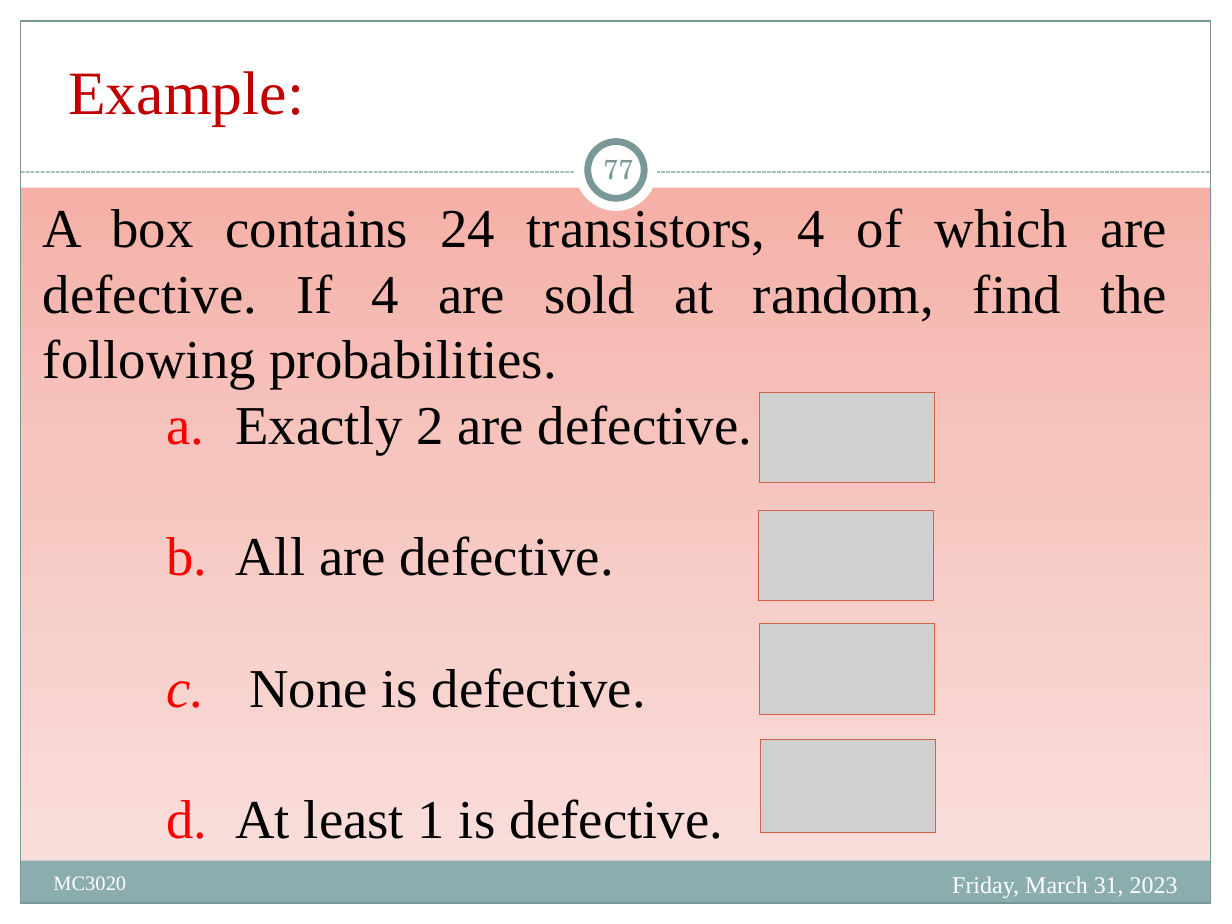
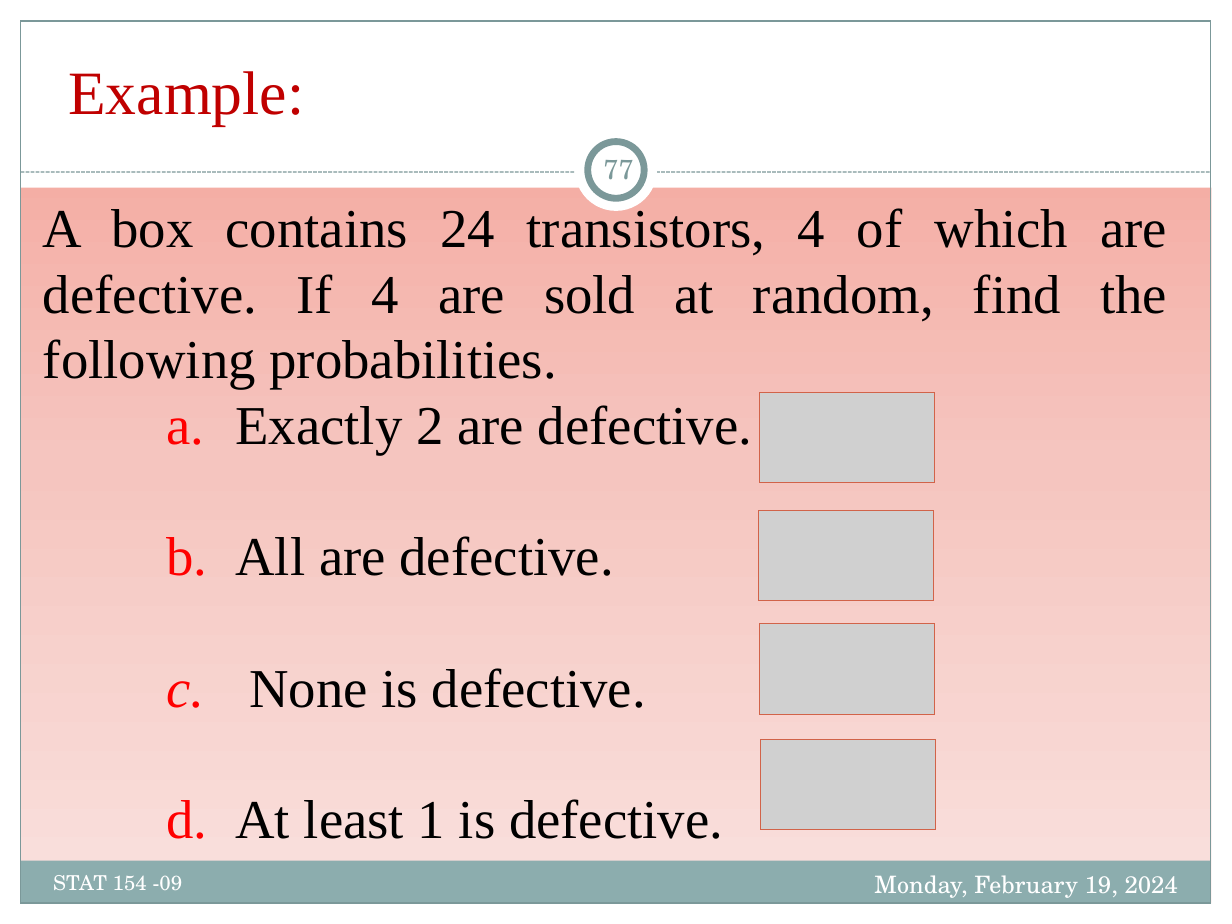
Before and after one commit to Mayooran1987/MC3020_E22, a slide deck: slide 77 of Lect_1.pptx. Drawn at 1232x924 pixels with LibreOffice and Linux fonts; fonts in the diff are those of the drawing; grey boxes stand for pictures. Boxes give left, top, right and bottom in pixels: in the first picture for what was removed or moved away, otherwise in the second. Text is boxed around its words. In the diff, an @@ line names an element or a change of style, - is before the commit and + after.

```diff
--- a/Lect_1.pptx
+++ b/Lect_1.pptx
@@ picture: place and size @@
-picture at box(761, 739, 936, 833)
+picture at box(761, 739, 936, 829)
@@ text at box(53, 875, 183, 890): text changed; font Times New Roman to TeX Gyre Schola @@
-MC3020
+STAT 154 -09
@@ text at box(874, 875, 1178, 898): text changed; font Times New Roman to TeX Gyre Schola @@
-Friday, March 31, 2023
+Monday, February 19, 2024
```
Also in this commit, not shown: 70 other slides changed, 2 slides added, 2 slides removed.
